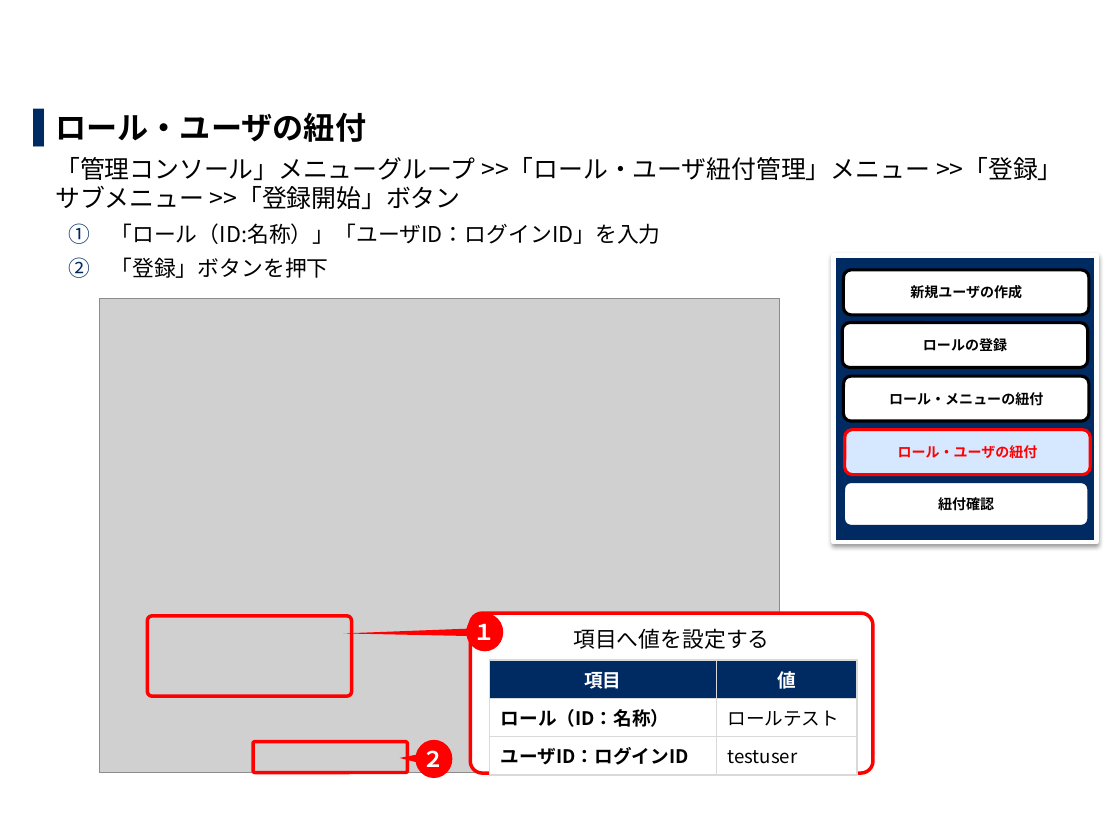
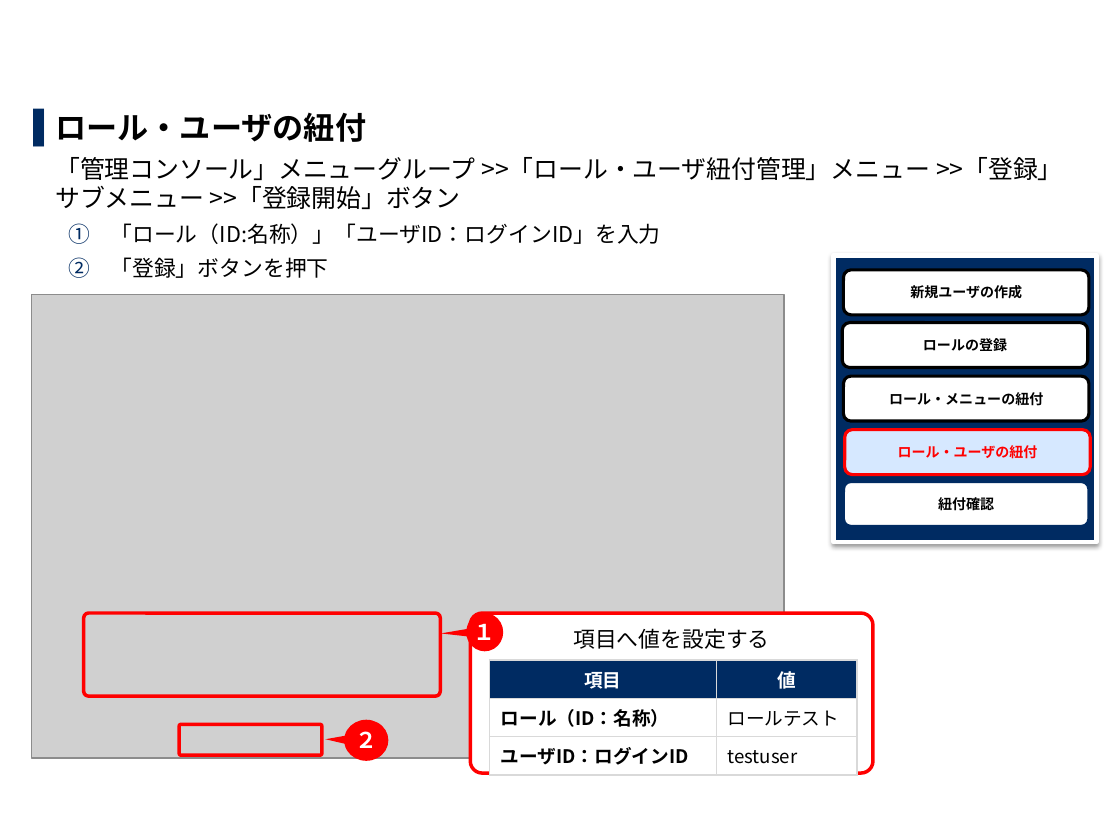
Before and after one commit to exastro-suite/it-automation-docs, a slide deck: slide 11 of asset/Learn_ja/ITA-base_practice_ja.pptx. Drawn at 1120x840 pixels with LibreOffice and Linux fonts; fonts in the diff are those of the drawing; grey boxes stand for pictures; background and template pictures are left out. Boxes give left, top, right and bottom in pixels: in the first picture for what was removed or moved away, otherwise in the second. Text is boxed around its words. In the diff, an @@ line names an element or a change of style, - is before the commit and + after.

```diff
--- a/asset/Learn_ja/ITA-base_practice_ja.pptx
+++ b/asset/Learn_ja/ITA-base_practice_ja.pptx
@@ picture: place and size @@
-picture at (99,298,780,773)
+picture at (31,295,784,758)
@@ rounded rectangle: place and size @@
-rounded rectangle at (148,616,352,697)
+rounded rectangle at (84,613,440,696)
@@ rounded rectangle: place and size @@
-rounded rectangle at (253,741,408,773)
+rounded rectangle at (179,725,321,756)
@@ speech bubble "２": place and size @@
-speech bubble "２" at (416,740,452,778)
+speech bubble "２" at (344,720,388,762)
```
Also in this commit, not shown: 18 other slides changed.
